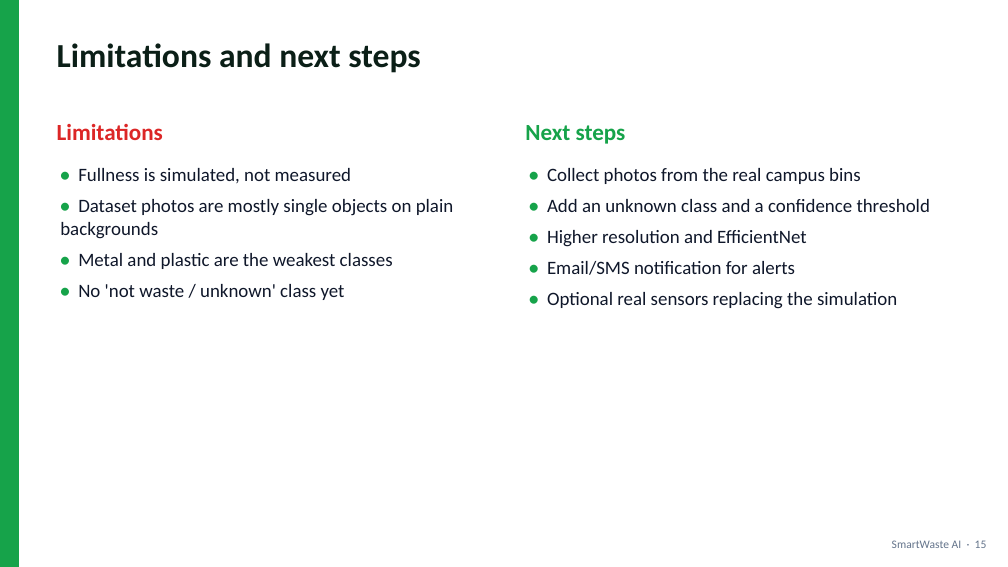
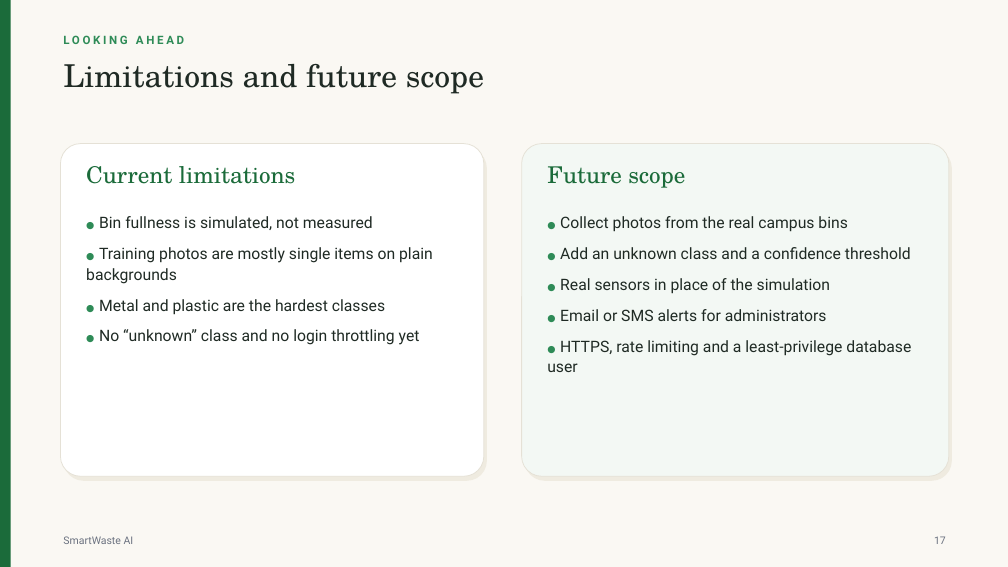
Before and after one commit to seshasaikrishnachanumolu/AI, a slide deck: slide 17 of docs/SmartWaste_AI_Presentation.pptx (slide 15 before the commit). Drawn at 1008x567 pixels with LibreOffice and Linux fonts; fonts in the diff are those of the drawing. Boxes give left, top, right and bottom in pixels: in the first picture for what was removed or moved away, otherwise in the second. Text is boxed around its words. In the diff, an @@ line names an element or a change of style, - is before the commit and + after.

```diff
--- a/docs/SmartWaste_AI_Presentation.pptx
+++ b/docs/SmartWaste_AI_Presentation.pptx
@@ rectangle resized from (x1=0, y1=0, x2=19, y2=567) to (x1=0, y1=0, x2=11, y2=567) @@
@@ rectangle at (x1=0, y1=0, x2=11, y2=567): fill #16A34A to #1B6B3A @@
@@ rectangle added at (x1=0, y1=0, x2=1008, y2=567), fill #FAF8F3 @@
@@ text added at (x1=63, y1=35, x2=184, y2=44), 11 pt, text #2E8B57, bold @@
+LOOKING AHEAD
@@ text at (x1=63, y1=64, x2=484, y2=94): text changed; size 32 to 30 pt; font Calibri to TeX Gyre Schola; text colour #0B1F17 to #1F2A24; bold off @@
-Limitations and next steps
+Limitations and future scope
@@ rounded rectangle added at (x1=60, y1=144, x2=484, y2=476), fill #FFFFFF, outline #E5E1D6 0.75 pt @@
@@ rounded rectangle added at (x1=64, y1=148, x2=487, y2=481), fill #EFEBE0 @@
@@ rounded rectangle added at (x1=522, y1=144, x2=949, y2=476), fill #F3F8F4, outline #E5E1D6 0.75 pt @@
@@ text removed at (x1=525, y1=125, x2=626, y2=144) @@
-Next steps
@@ rounded rectangle added at (x1=525, y1=148, x2=952, y2=481), fill #EFEBE0 @@
@@ text at (x1=86, y1=166, x2=296, y2=184): text changed; font Calibri to TeX Gyre Schola; text colour #DC2626 to #1B6B3A; bold off @@
-Limitations
+Current limitations
@@ text added at (x1=547, y1=166, x2=685, y2=188), 22 pt, text #1B6B3A @@
+Future scope
@@ text at (x1=86, y1=216, x2=433, y2=345): text changed; size 18 to 15 pt; font Calibri to Roboto; text colour #0F172A to #1F2A24 @@
-• Fullness is simulated, not measured
-• Dataset photos are mostly single objects on plain backgrounds
-• Metal and plastic are the weakest classes
-• No 'not waste / unknown' class yet
+● Bin fullness is simulated, not measured
+● Training photos are mostly single items on plain backgrounds
+● Metal and plastic are the hardest classes
+● No “unknown” class and no login throttling yet
@@ text at (x1=547, y1=216, x2=911, y2=372): text changed; size 18 to 15 pt; font Calibri to Roboto; text colour #0F172A to #1F2A24 @@
-• Collect photos from the real campus bins
-• Add an unknown class and a confidence threshold
-• Higher resolution and EfficientNet
-• Email/SMS notification for alerts
-• Optional real sensors replacing the simulation
+● Collect photos from the real campus bins
+● Add an unknown class and a confidence threshold
+● Real sensors in place of the simulation
+● Email or SMS alerts for administrators
+● HTTPS, rate limiting and a least-privilege database user
@@ text at (x1=63, y1=536, x2=134, y2=544): text changed; size 11 to 10 pt; font Calibri to Roboto; text colour #64748B to #6B7280 @@
-SmartWaste AI · 15
+SmartWaste AI
@@ text added at (x1=934, y1=536, x2=946, y2=544), 10 pt, text #6B7280 @@
+17
```
Also in this commit, not shown: 10 other slides changed, 7 slides added, 6 slides removed, 2 other files.
